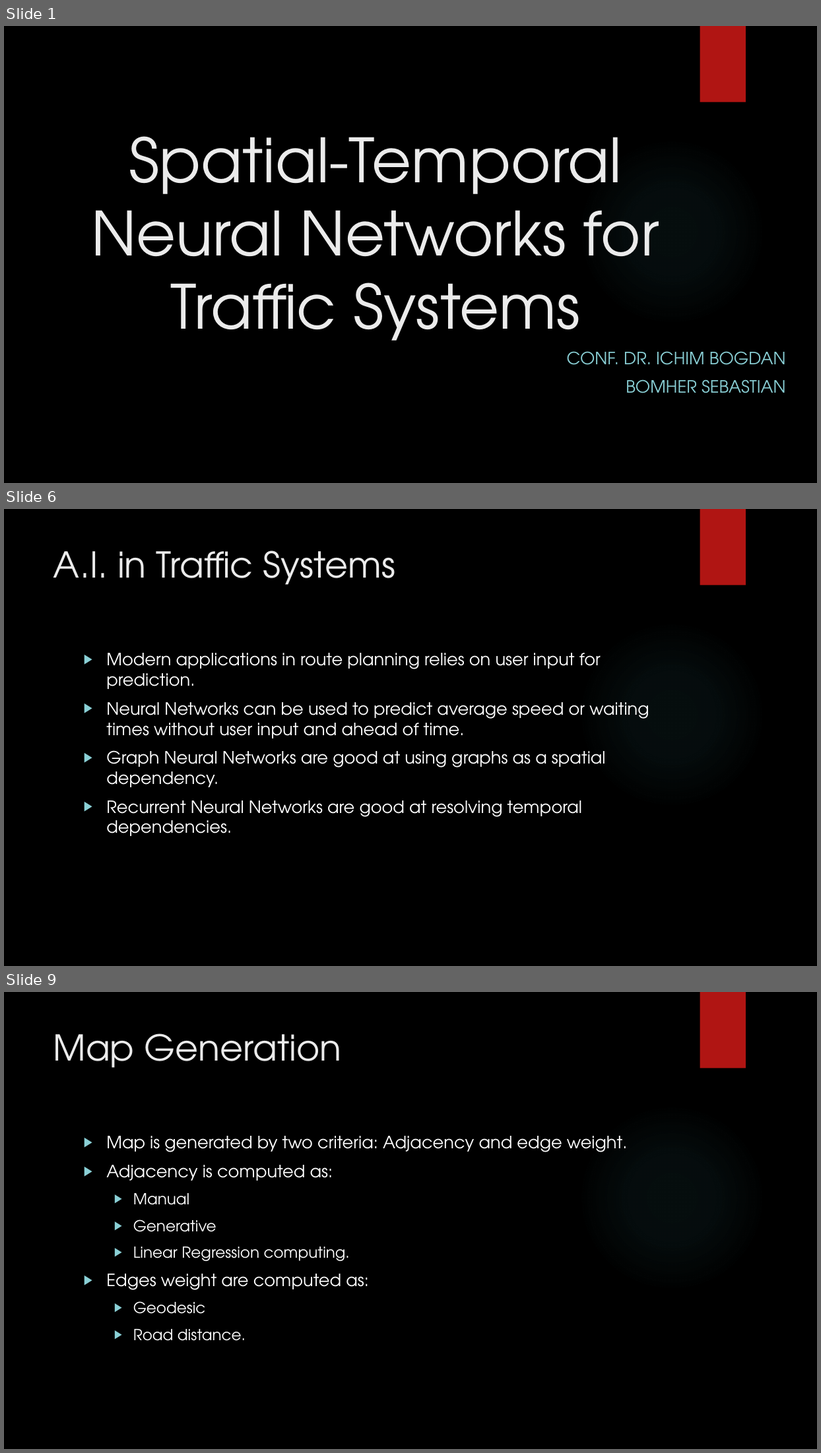
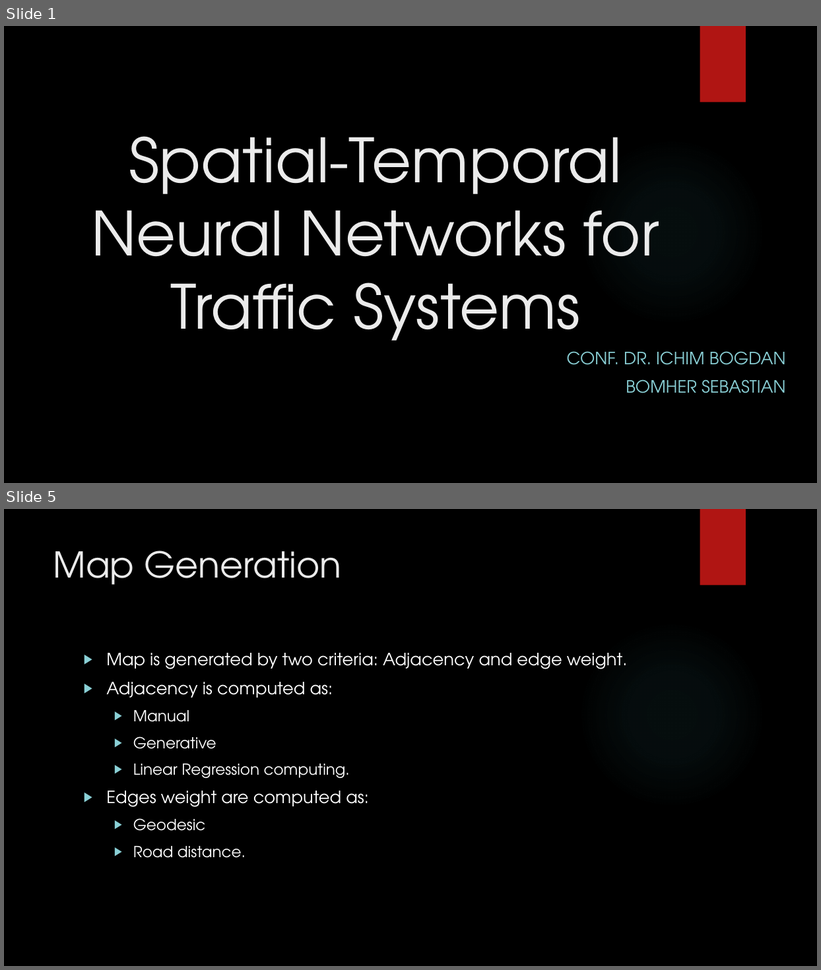
Before and after one commit to SebiBomher/Dissertation-GNN, a slide deck: Presentation.pptx. Shown one above the other, each under a label of ours: slides 1, 6 and 9 before the commit, slides 1 and 5 after it; the slides between them are not shown. The pictures are 821x1453 and 821x970 pixels, drawn with LibreOffice and Linux fonts; fonts in the diff are those of the drawing; background and template pictures are left out. Boxes give left, top, right and bottom in pixels: in the first picture for what was removed or moved away, otherwise in the second. Text is boxed around its words. In the diff, an @@ line names an element or a change of style, - is before the commit and + after.

```diff
--- a/Presentation.pptx
+++ b/Presentation.pptx
@@ slide 6 removed at box(4, 509, 817, 966), background picture (left out); not listed: 2 template elements that a slide beside it also shows @@
@@ title removed at box(54, 551, 395, 585) @@
-A.I. in Traffic Systems
@@ text removed at box(106, 653, 649, 836) @@
-▶ Modern applications in route planning relies on user input for prediction.
-▶ Neural Networks can be used to predict average speed or waiting times without user input and ahead of time.
-▶ Graph Neural Networks are good at using graphs as a spatial dependency.
-▶ Recurrent Neural Networks are good at resolving temporal dependencies.
@@ what was slide 9 is now slide 5 @@
```
Also in this commit, not shown: 3 slides changed, 1 slide added, 3 other slides removed.
